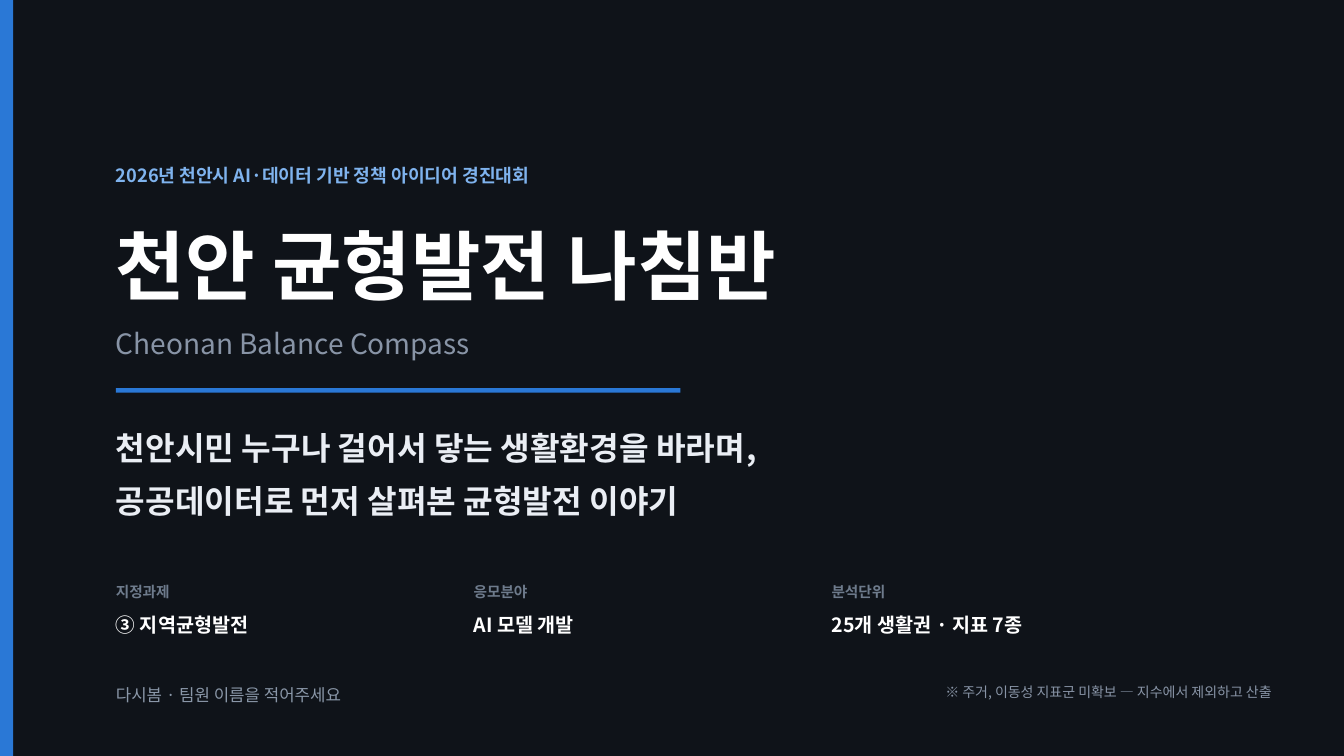
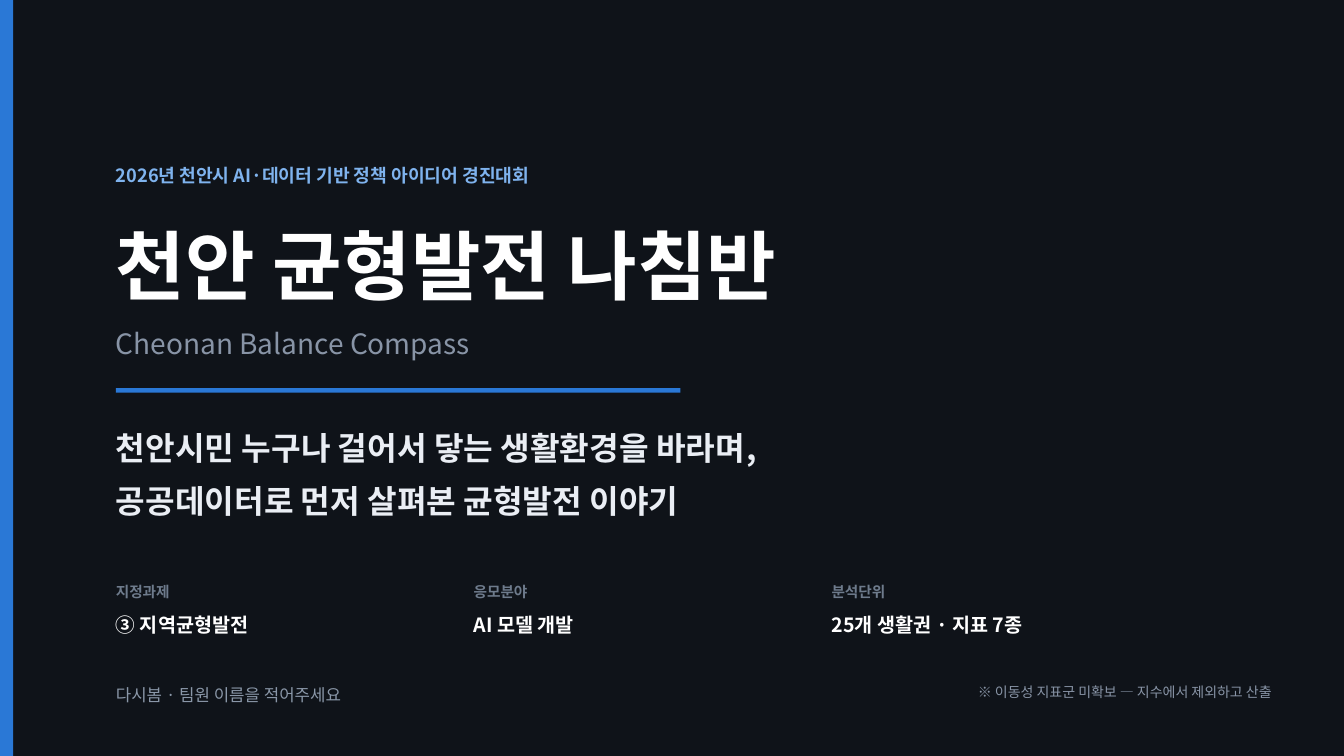
Before and after one commit to BioCode67/2026-AI-, a slide deck: slide 1 of deliverables/기획서_천안균형발전나침반_CBC.pptx. Drawn at 1344x756 pixels with LibreOffice and Linux fonts; fonts in the diff are those of the drawing. Boxes give left, top, right and bottom in pixels: in the first picture for what was removed or moved away, otherwise in the second. Text is boxed around its words. In the diff, an @@ line names an element or a change of style, - is before the commit and + after.

```diff
--- a/deliverables/기획서_천안균형발전나침반_CBC.pptx
+++ b/deliverables/기획서_천안균형발전나침반_CBC.pptx
@@ text at bbox=[995, 685, 1272, 698]: text changed @@
-※ 주거, 이동성 지표군 미확보 — 지수에서 제외하고 산출
+※ 이동성 지표군 미확보 — 지수에서 제외하고 산출
```
Also in this commit, not shown: 4 other slides changed, 11 other files.
